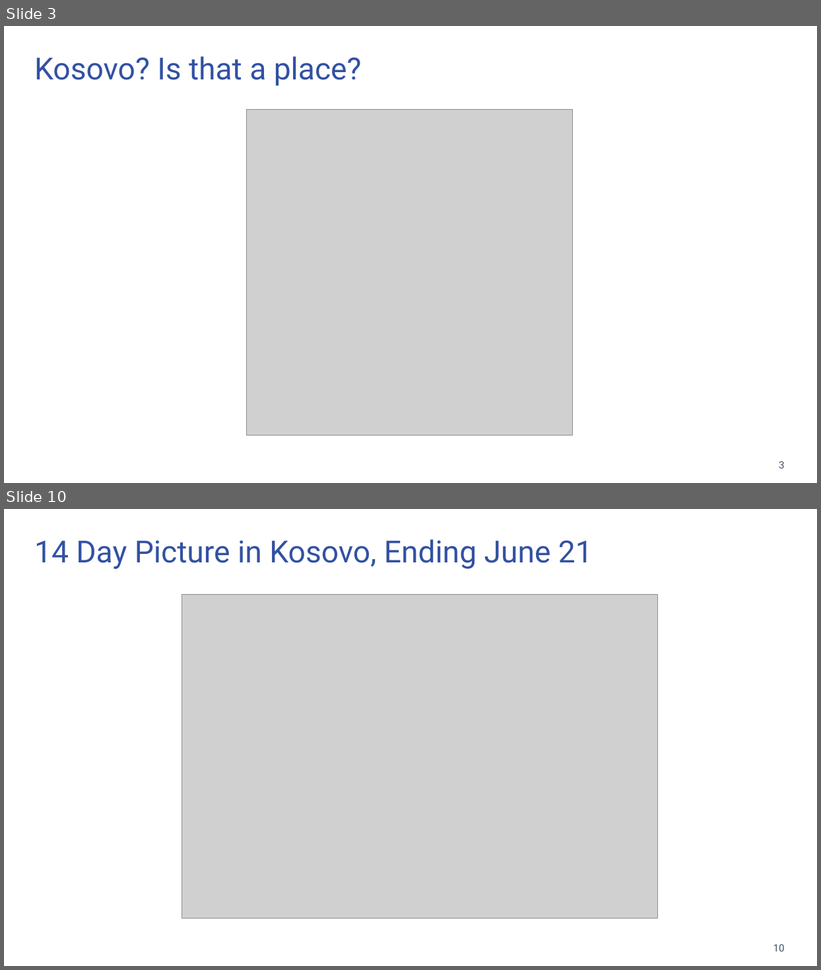
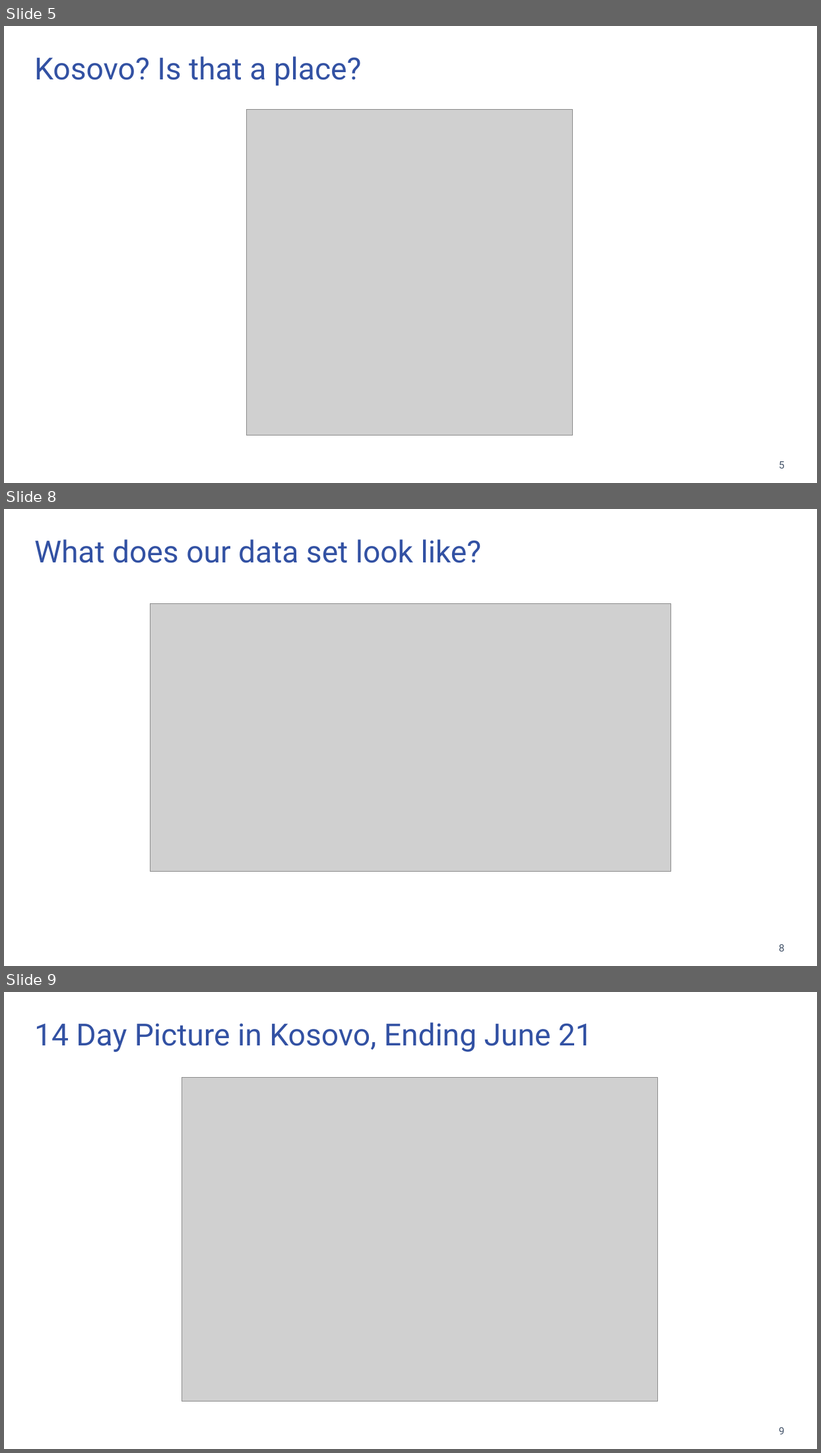
Before and after one commit to bnice5000/DoS_IMO_PRI_STATS_DEMO, a slide deck: Kosovo_Stats.pptx. Shown one above the other, each under a label of ours: slides 3 and 10 before the commit, slides 5, 8 and 9 after it; the slides between them are not shown. The pictures are 821x970 and 821x1453 pixels, drawn with LibreOffice and Linux fonts; fonts in the diff are those of the drawing; grey boxes stand for pictures; background and template pictures are left out. Boxes give left, top, right and bottom in pixels: in the first picture for what was removed or moved away, otherwise in the second. Text is boxed around its words. In the diff, an @@ line names an element or a change of style, - is before the commit and + after.

```diff
--- a/Kosovo_Stats.pptx
+++ b/Kosovo_Stats.pptx
@@ slide 8 added at [4, 509, 817, 966], background #FFFFFF @@
@@ text added at [34, 539, 482, 563], 36 pt, text #3251A3 @@
+What does our data set look like?
@@ picture added at [151, 604, 671, 872] @@
@@ page number added at [779, 945, 785, 952], 12 pt, text #44546A @@
+8
@@ what was slide 3 is now slide 5 @@
@@ what was slide 10 is now slide 9 @@
@@ page number at [779, 1428, 785, 1435]: text changed @@
-10
+9
```
Also in this commit, not shown: 1 slide changed, 11 other slides added, 5 slides removed, 3 other files.
